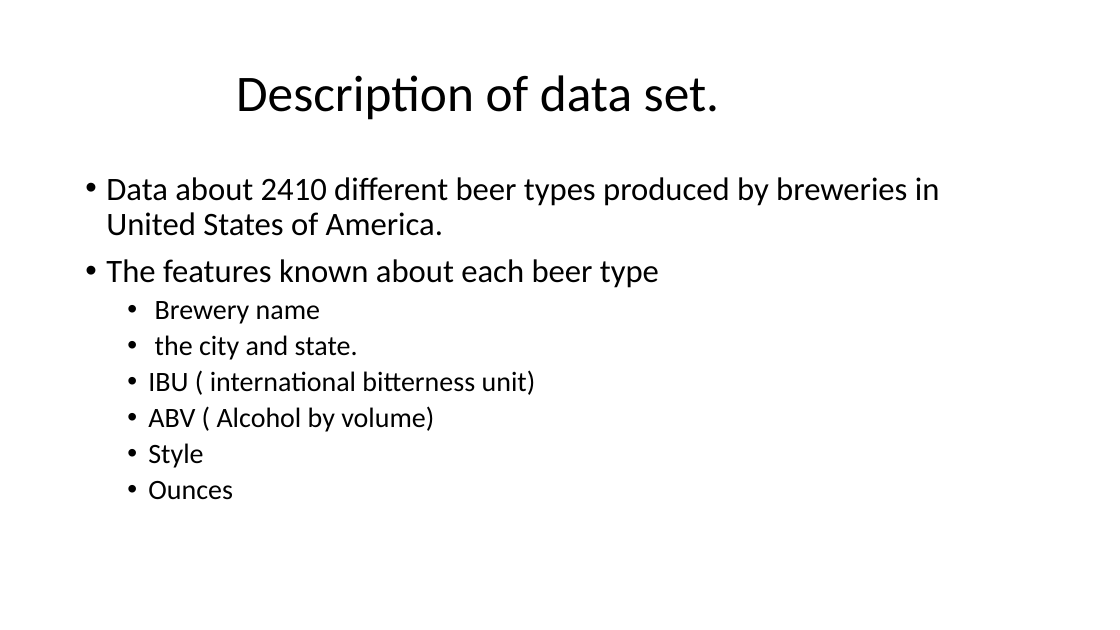
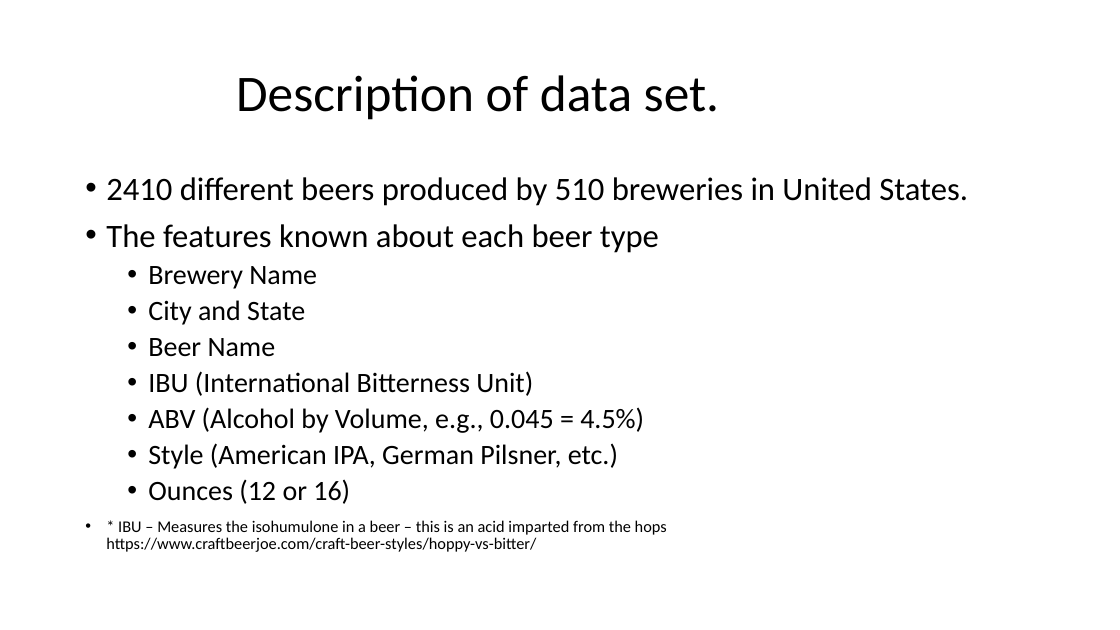
Before and after one commit to bSharpCyclist/MSDS-6306---Case-Study-1, a slide deck: slide 2 of CaseStudy1.pptx. Drawn at 1120x630 pixels with LibreOffice and Linux fonts; fonts in the diff are those of the drawing. Boxes give left, top, right and bottom in pixels: in the first picture for what was removed or moved away, otherwise in the second. Text is boxed around its words. In the diff, an @@ line names an element or a change of style, - is before the commit and + after.

```diff
--- a/CaseStudy1.pptx
+++ b/CaseStudy1.pptx
@@ text at (106,177,968,206): text changed @@
-• Data about 2410 different beer types produced by breweries in United States of America.
+• 2410 different beers produced by 510 breweries in United States.
@@ text at (106,266,667,552): text changed @@
-  • Brewery name
-  • the city and state.
-  • IBU ( international bitterness unit)
-  • ABV ( Alcohol by volume)
-  • Style
-  • Ounces
+  • Brewery Name
+  • City and State
+  • Beer Name
+  • IBU (International Bitterness Unit)
+  • ABV (Alcohol by Volume, e.g., 0.045 = 4.5%)
+  • Style (American IPA, German Pilsner, etc.)
+  • Ounces (12 or 16)
+• * IBU – Measures the isohumulone in a beer – this is an acid imparted from the hops
+  https://www.craftbeerjoe.com/craft-beer-styles/hoppy-vs-bitter/
```
Also in this commit, not shown: 2 other slides changed, 1 other file.
